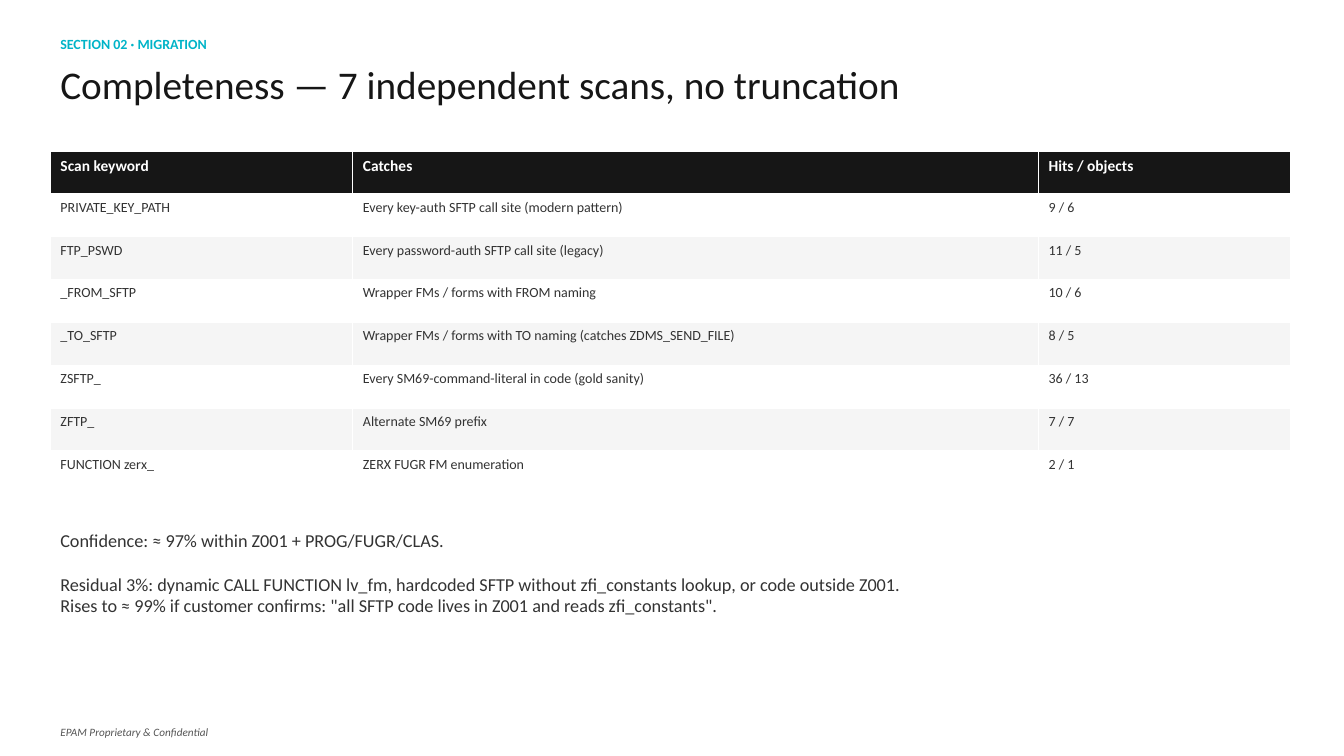
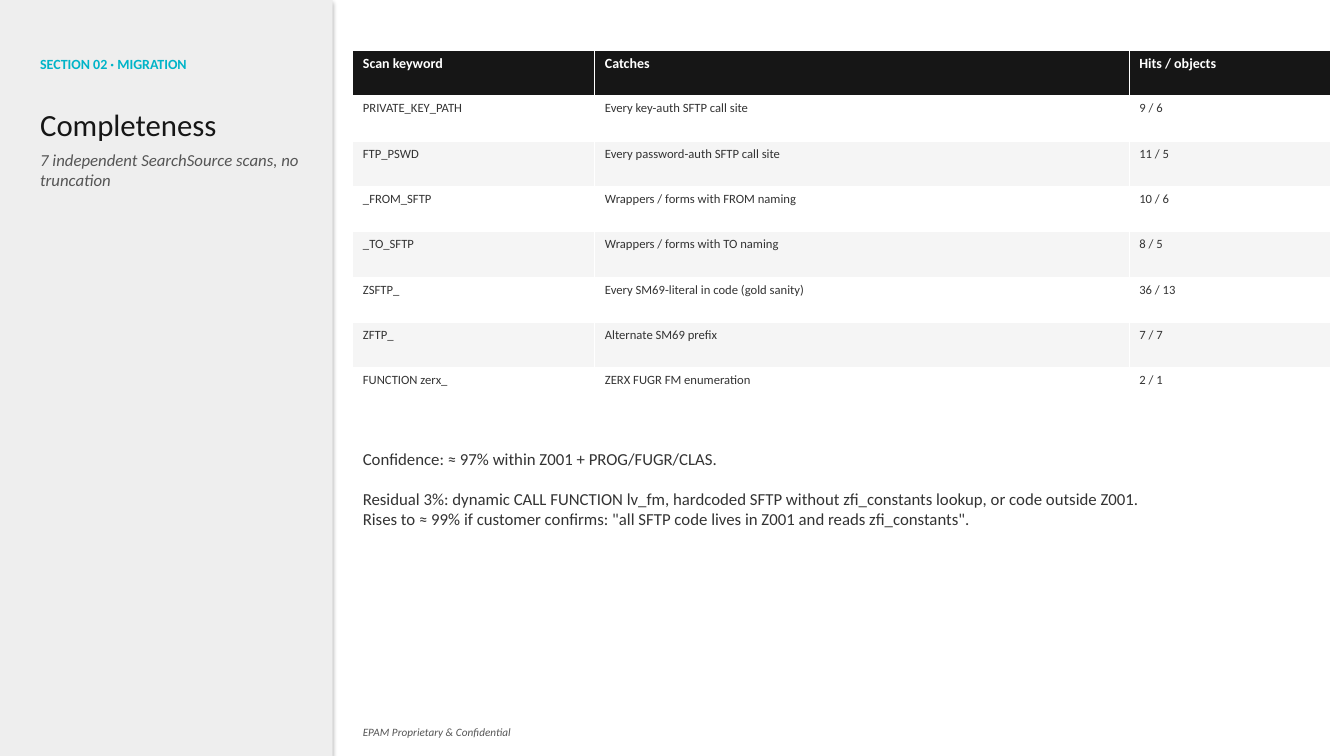
Before and after one commit to fr0ster/cloud-llm-hub, a slide deck: slide 11 of docs/tutorials/codebase-analysis/examples/report.pptx. Drawn at 1344x756 pixels with LibreOffice and Linux fonts; fonts in the diff are those of the drawing. Boxes give left, top, right and bottom in pixels: in the first picture for what was removed or moved away, otherwise in the second. Text is boxed around its words. In the diff, an @@ line names an element or a change of style, - is before the commit and + after.

```diff
--- a/docs/tutorials/codebase-analysis/examples/report.pptx
+++ b/docs/tutorials/codebase-analysis/examples/report.pptx
@@ rectangle added at box(0, 0, 333, 756), fill #EEEEEE @@
@@ text "SECTION 02 · MIGRATION": place and size @@
-text "SECTION 02 · MIGRATION" at box(60, 39, 207, 49)
+text "SECTION 02 · MIGRATION" at box(40, 60, 186, 69)
@@ table at box(353, 50, 1331, 413) @@
-row 2, column 2: Every key-auth SFTP call site (modern pattern)
+row 2, column 2: Every key-auth SFTP call site
-row 3, column 2: Every password-auth SFTP call site (legacy)
+row 3, column 2: Every password-auth SFTP call site
-row 4, column 2: Wrapper FMs / forms with FROM naming
+row 4, column 2: Wrappers / forms with FROM naming
-row 5, column 2: Wrapper FMs / forms with TO naming (catches ZDMS_SEND_FILE)
+row 5, column 2: Wrappers / forms with TO naming
-row 6, column 2: Every SM69-command-literal in code (gold sanity)
+row 6, column 2: Every SM69-literal in code (gold sanity)
@@ size 11 to 10 pt in "Scan keyword", "Catches", "Hits / objects" @@
@@ size 10 to 9 pt in "PRIVATE_KEY_PATH", "9 / 6", "FTP_PSWD", "11 / 5" and 12 more places @@
@@ table: place and size @@
-table at box(50, 151, 1291, 494)
+table at box(353, 50, 1331, 413)
@@ text at box(40, 114, 298, 186): text changed; size 28 to 12 pt; text colour #161616 to #555555; italic on @@
-Completeness — 7 independent scans, no truncation
+Completeness
+7 independent SearchSource scans, no truncation
@@ text "Confidence: ≈ 97% within Z001 ...": place and size @@
-text "Confidence: ≈ 97% within Z001 ..." at box(60, 534, 900, 615)
+text "Confidence: ≈ 97% within Z001 ..." at box(363, 453, 1139, 528)
@@ text "Confidence: ≈ 97% within Z001 ..." at box(363, 453, 1139, 528): size 13 to 12 pt @@
@@ text "EPAM Proprietary & Confidential": place and size @@
-text "EPAM Proprietary & Confidential" at box(60, 728, 208, 738)
+text "EPAM Proprietary & Confidential" at box(363, 728, 511, 738)
```
Also in this commit, not shown: 10 other slides changed, 21 other files.
